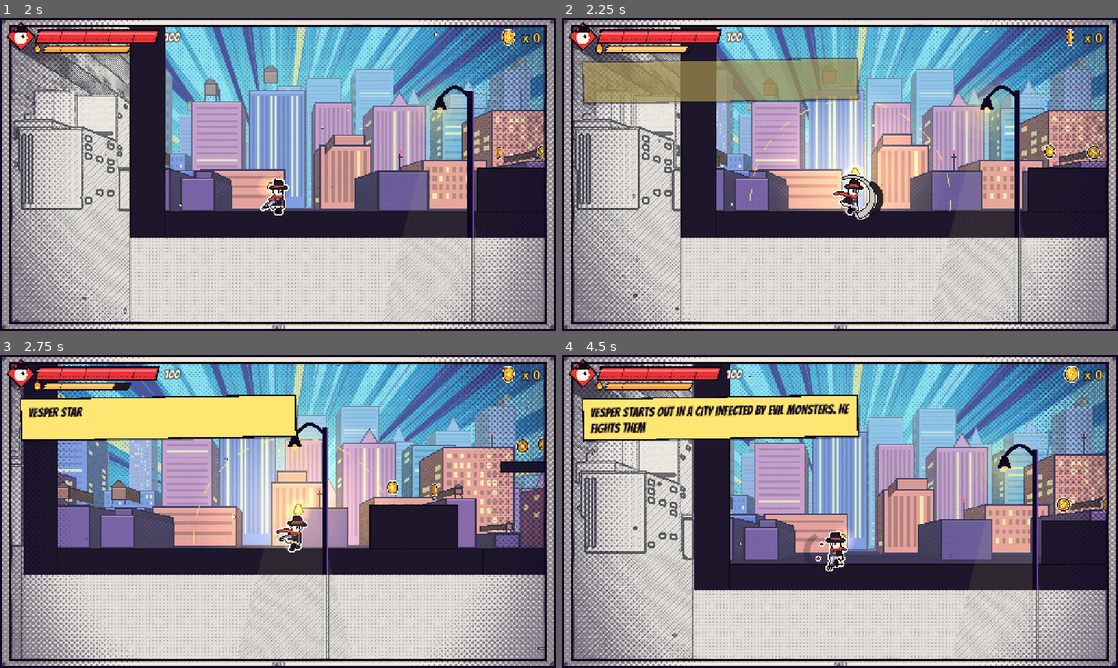
Above: before the commit, frames 1-4 (two rows, left to right).
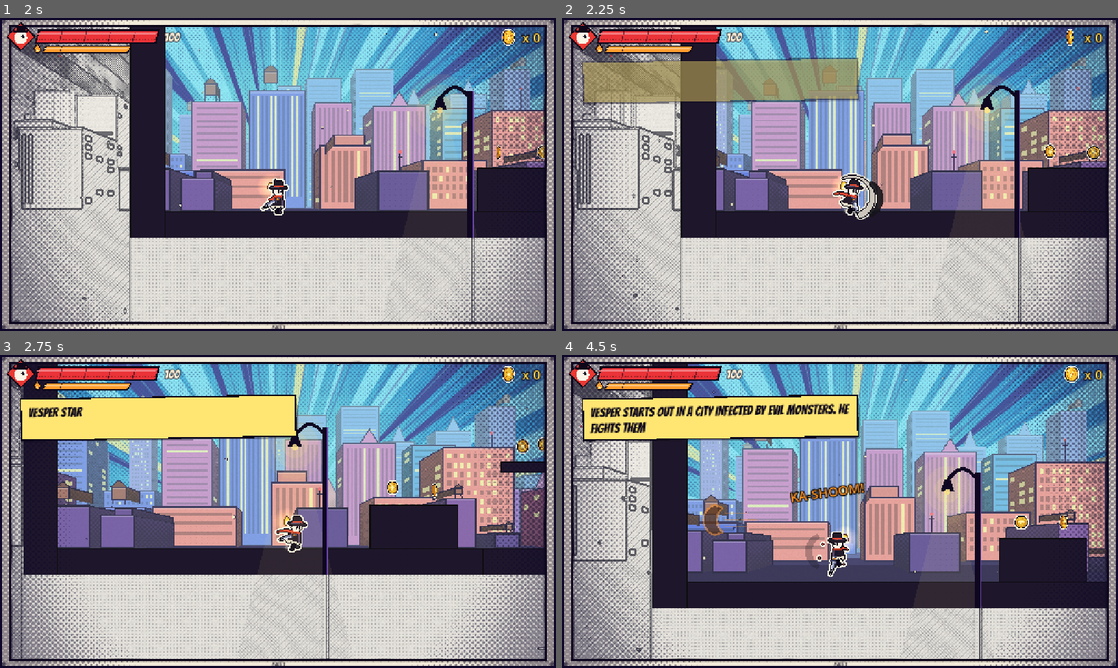
Above: after the commit, the same moments.

Repository: Ridhim-mittal/temp_game_jam
Game: Godot game, scene res://scenes/ui/main_menu.tscn
Same seed, same stepped clock (60 frames per second), same inputs: the game is played once before the commit and once after it.
Inputs (mouse positions are in pixels of both pictures, inside the frame that each line leads up to):
- Up to frame 1 (2 s): tap Enter (ui_accept) at 0.5 s; move the mouse to (400, 158) at 0.52 s; hold D (move_right) 0.53-1.25 s; hold Right mouse button (ember, bound only after the commit) 0.53-1.25 s; tap Shift (dash) at 0.6 s; click (400, 158) at 0.67 s; tap Space (jump) at 0.77, 1.07 s; drag from (166, 190) to (250, 237) at 1.27 s
- Up to frame 2 (2.25 s): move the mouse to (895, 105) at 2.02 s; hold D (move_right) from 2.03 s (still down); hold Q (ember, bound only before the commit) from 2.03 s (still down); click (895, 105) at 2.17 s
- Up to frame 3 (2.75 s): keep holding D (move_right); keep holding Q (ember, bound only before the commit); tap C at 2.3 s
- Up to frame 4 (4.5 s): release D (move_right) at 2.75 s; release Q (ember, bound only before the commit) at 2.75 s; drag from (812, 574) to (995, 489) at 2.77 s; move the mouse to (1006, 558) at 3.52 s; hold A (move_left) 3.53-4.25 s; hold X (attack) 3.53-4.25 s; click (1006, 558) at 3.67 s; tap Space (jump) at 3.77, 4.07 s; right-click (1006, 558) at 3.8 s; drag from (673, 464) to (823, 530) at 4.27 s

Frame 1 is identical in both runs. In frame 2, 6.6% of the frame differs, in the area x 6-70%, y 8-62%; in frame 3, 7.7%; in frame 4, 44%, in the area x 2-98%, y 2-98%.

Commit message:
Controls: right click is the light, Shift dashes, in both modes
Light (2D ember, 2.5D flash) moves from Q/E to right click; dash moves
from right click to Shift (C stays as a fallback). Movement and jump were
already A/D (WASD in 2.5D) and Space. Everything that names a key follows:
tutorial caps (SHIFT, mouse with the right button), the Sketchbook and
Long Drop captions, the 2.5D room captions (edited in place, the rooms
were not regenerated), the HOLD prompts over Vesper and the drawn bridge,
and the 2.5D HUD's Ember button, now a mouse. test_levels checks the new
bindings.

Co-Authored-By: Claude Opus 5.5 <noreply@anthropic.com>
Claude-Session: https://claude.ai/code/session_01QmC6giyVonwCqVxiteThqK

Diff:
--- a/scenes/levels/long_drop.tscn
+++ b/scenes/levels/long_drop.tscn
@@ -491,7 +491,7 @@
 z_index = 5
 position = Vector2(3460, 3720)
 script = ExtResource("43_caption")
-text = "BLUE PENCIL NEVER TAKES INK.\nIT NEEDS LIGHT ALL THE WAY (HOLD Q)."
+text = "BLUE PENCIL NEVER TAKES INK.\nIT NEEDS LIGHT ALL THE WAY (HOLD RIGHT CLICK)."
 tilt = -0.03
 
 [node name="Heart2" type="Area2D" parent="World"]
@@ -853,7 +853,7 @@
 z_index = 5
 position = Vector2(3930, 6770)
 script = ExtResource("43_caption")
-text = "THE LIGHT SWINGS. SHADOWS HOLD NOTHING UP.\nYOUR EMBER DOES (HOLD Q).\nA LANTERN'S LIGHT REFILLS IT."
+text = "THE LIGHT SWINGS. SHADOWS HOLD NOTHING UP.\nYOUR EMBER DOES (HOLD RIGHT CLICK).\nA LANTERN'S LIGHT REFILLS IT."
 tilt = -0.03
 
 [node name="Ledge62" type="StaticBody2D" parent="World"]
--- a/scenes/levels/sketchbook.tscn
+++ b/scenes/levels/sketchbook.tscn
@@ -53,7 +53,7 @@
 z_index = 5
 position = Vector2(8680, 455)
 script = ExtResource("43_caption")
-text = "HOLD Q - RAISE YOUR EMBER\nLIGHT MAKES THE SKETCH REAL"
+text = "HOLD RIGHT CLICK - RAISE YOUR EMBER\nLIGHT MAKES THE SKETCH REAL"
 tilt = -0.03
 
 [node name="PitFloor1" type="StaticBody2D" parent="World"]
--- a/scenes/world25/rooms/darkwood_1.tscn
+++ b/scenes/world25/rooms/darkwood_1.tscn
@@ -35,7 +35,7 @@
 default_spawn = Vector3(0, 0.05, 0)
 title = "The Inkwood"
 subtitle = "1 / 4"
-enter_captions = "~You slipped out from under my eraser. Int …(74 unchanged characters)… ch. You'll hardly see them coming.|Hold Q and raise your Ember. Only in its light …(93 unchanged characters)…
+enter_captions = "~You slipped out from under my eraser. Int …(74 unchanged characters)… ch. You'll hardly see them coming.|Hold right click and raise your Ember. Only in its light …(93 unchanged characters)…
 clear_captions = "See? Nothing in here you can't handle. ...Yet."
 haunt_scale = 0.85
 backdrop_style = 1
--- a/scenes/world25/rooms/wastes_gap.tscn
+++ b/scenes/world25/rooms/wastes_gap.tscn
@@ -35,7 +35,7 @@
 default_spawn = Vector3(0, 0.05, 0)
 title = "The Torn Page"
 subtitle = "The Torn Wastes, 3 / 4"
-enter_captions = "~This page tore right down the middle. I only ever sketched the bridge.|Stand at the edge and hold Q: your Ember inks the sketch in, plank by plank.|Inking costs Ember. Every hit feeds it, lanterns included."
+enter_captions = "~This page tore right down the middle. I only ever sketched the bridge.|Stand at the edge and hold right click: your Ember inks the sketch in, plank by plank.|Inking costs Ember. Every hit feeds it, lanterns included."
 clear_captions = "~Stop. Please. You don't want to see the last page."
 haunt_scale = 0.85
 haunt_lamps = 1
--- a/scripts/clearing/clearing_hud.gd
+++ b/scripts/clearing/clearing_hud.gd
@@ -5,7 +5,7 @@
 ##    glows green
 ##  - the healing counter: an ink flask with how many heals the Ember's fuel
 ##    covers right now (hold F), glowing when at least one is ready
-##  - the Ember's fuel as a flame and bar with its Q key (hold to raise it);
+##  - the Ember's fuel as a flame and bar with its button, a mouse with the right button lit (hold to raise it);
 ##    it greys while the Ember is guttered out
 ## (There is no money in the Gutter: the Lumen counter is gone.)
 
@@ -191,11 +191,28 @@
 	# where a guttered Ember lights again
 	var rx := bar.position.x + bar.size.x * _relight / max_fuel
 	draw_line(Vector2(rx, bar.position.y), Vector2(rx, bar.end.y), Color(INK, 0.6), 2.0)
-	# the key: hold Q to raise it
-	var key := Rect2(bar.end + Vector2(12, -16), Vector2(20, 20))
-	draw_rect(key, Color(PAPER, 0.85 if not snuffed else 0.35))
-	draw_rect(key, INK, false, 2.0)
-	draw_string(TITLE_FONT, key.position + Vector2(4, 17), "Q", HORIZONTAL_ALIGNMENT_LEFT, -1, 18, INK)
+	# the button: hold right click to raise it (a mouse, its right button lit)
+	var mc := bar.end + Vector2(22, -9)  # centre of the mouse
+	draw_colored_polygon(_capsule(mc, 10.0, 13.0), INK)
+	draw_colored_polygon(_capsule(mc, 8.0, 11.0), Color(PAPER, 0.85 if not snuffed else 0.35))
+	var split := mc.y - 2.0
+	var btn := PackedVector2Array([Vector2(mc.x, split)])  # the right button: top-right of the body
+	for i in 9:
+		btn.append(Vector2(mc.x, mc.y - 3.0) + Vector2.from_angle(-PI * 0.5 + PI * 0.5 * i / 8.0) * Vector2(8.0, 8.0))
+	btn.append(Vector2(mc.x + 8.0, split))
+	draw_colored_polygon(btn, ember.lightened(0.25) if not snuffed else Color(ember, 0.35))
+	draw_line(Vector2(mc.x, mc.y - 11.0), Vector2(mc.x, split), INK, 2.0)
+	draw_line(Vector2(mc.x - 8.0, split), Vector2(mc.x + 8.0, split), INK, 2.0)
+
+
+## A mouse-shaped capsule: half-width `hw`, half-height `hh`, round at both ends.
+static func _capsule(c: Vector2, hw: float, hh: float) -> PackedVector2Array:
+	var pts := PackedVector2Array()
+	for i in 13:  # top cap, then bottom cap
+		pts.append(c + Vector2(0, -(hh - hw)) + Vector2.from_angle(PI + PI * i / 12.0) * hw)
+	for i in 13:
+		pts.append(c + Vector2(0, hh - hw) + Vector2.from_angle(PI * i / 12.0) * hw)
+	return pts
 
 
 ## A rectangle as a polygon whose right side leans by `lean` pixels.
--- a/scripts/clearing/clearing_player.gd
+++ b/scripts/clearing/clearing_player.gd
@@ -2,7 +2,7 @@
 ## Vesper's controller in the Gutter (the 2.5D Margins), seen side-on from a
 ## low tilted camera. Moves on the ground plane with WASD / stick, jumps on
 ## Space, dashes on right click / Shift, attacks on left click / X: a
-## three-hit combo (the third hit is a heavier overhead finisher). Hold Q to
+## three-hit combo (the third hit is a heavier overhead finisher). Hold right click to
 ## raise the Ember (as in the 2D levels), F heals.
 ##
 ## Aiming: `facing_dir` (a unit vector on the XZ plane, snapped to
@@ -106,7 +106,7 @@
 @export var fuel_per_hit := 8.0
 @export var glow_radius_full := 3.4
 @export var glow_radius_empty := 1.6
-## Hold Q (the "flash" action) to raise the Ember, as in the 2D levels: its
+## Hold right click (the "flash" action) to raise the Ember, as in the 2D levels: its
 ## light swells to `raised_radius` and becomes the Writer's kind of light
 ## (it shows the unfinished Scribbles and lets you cut them, dries wet ink,
 ## melts the Red Pen's letters). Raised, it drains `raise_drain` a second;
@@ -157,10 +157,10 @@
 ## jumping doesn't bob the view).
 var ground_height := 0.0
 var fuel := 60.0
-## Lowered, the Ember only makes drawn things real; raised (hold Q), it is
+## Lowered, the Ember only makes drawn things real; raised (hold right click), it is
 ## the Writer's kind of light too (world25/light.gd rule 2).
 var monster_light := false
-## True while Q holds the Ember up.
+## True while right click holds the Ember up.
 var ember_raised := false
 ## 0..1: how close a searchlight is to erasing Vesper (searchlight.gd fills
 ## it; she whitens as it rises).
@@ -203,12 +203,12 @@
 var _chevron_mat: ShaderMaterial
 var _chevron_flash := 0.0
 var _chevron_yaw := 0.0
-## The drawn bridge being inked while Q is held (drawn_bridge.gd), or null.
+## The drawn bridge being inked while right click is held (drawn_bridge.gd), or null.
 var _inking: Node3D = null
 var _snuffed := false  # ran dry: the Ember won't rise until relight_at is back
 var _since_raised := 10.0
 var _raise_w := 0.0  # 0..1, eases towards ember_raised (radius and light)
-var _q_prompt: Node2D  # "HOLD Q TO SEE THEM" over Vesper's head
+var _q_prompt: Node2D  # "HOLD RIGHT CLICK TO SEE THEM" over Vesper's head
 var _q_label: Label
 
 @onready var visual_3d: Node3D = $Visual3D
@@ -722,7 +722,7 @@
 	_squash = Vector2(1.2, 0.85)
 
 
-## Hold Q to raise the Ember: it drains while up and comes back once it is
+## Hold right click to raise the Ember: it drains while up and comes back once it is
 ## lowered (faster in a lit lantern's light), and gutters out if it runs dry.
 func _update_ember(delta: float, in_control: bool) -> void:
 	var want := in_control and not dead and Input.is_action_pressed("flash") and not _snuffed and _channel < 0.0
@@ -746,7 +746,7 @@
 	_raise_w = move_toward(_raise_w, 1.0 if ember_raised else 0.0, delta * 6.0)
 
 
-## "HOLD Q TO SEE THEM" over Vesper while an unfinished Scribble
+## "HOLD RIGHT CLICK TO SEE THEM" over Vesper while an unfinished Scribble
 ## (half_drawn_3d.gd, group "needs_ember") is near and the Ember is down.
 func _update_q_prompt() -> void:
 	var near := false
@@ -761,7 +761,7 @@
 			return
 		_q_prompt = ScreenAnchor.new()
 		_q_label = Label.new()
-		_q_label.text = "HOLD Q TO SEE THEM"
+		_q_label.text = "HOLD RIGHT CLICK TO SEE THEM"
 		_q_label.add_theme_font_override("font", PROMPT_FONT)
 		_q_label.add_theme_font_size_override("font_size", 26)
 		_q_label.add_theme_color_override("font_color", Color(1.0, 0.85, 0.3))
@@ -805,7 +805,7 @@
 	return null
 
 
-## Holding Q by a drawn bridge: the Ember is up and ink runs out from his
+## Holding right click by a drawn bridge: the Ember is up and ink runs out from his
 ## feet along the planks (drawn_bridge.gd ink()), until he lets go, it
 ## reaches as far as one hold can, or the Ember runs dry.
 func _update_inking(delta: float) -> void:
--- a/scripts/clearing/half_drawn_3d.gd
+++ b/scripts/clearing/half_drawn_3d.gd
@@ -3,9 +3,9 @@
 ## (unfinished_model.gd: half inked, half dashed pencil, a nib-blade for a
 ## hand). They are barely on the page: out of the Ember's light only hints
 ## of one show (its eyes, a few motes, a flicker of line), and a sword goes
-## straight through it ("NOT DRAWN YET"). Hold Q: inside the
+## straight through it ("NOT DRAWN YET"). Hold right click: inside the
 ## raised Ember's light it inks in, solid enough to cut
-## (clearing_player.gd ember_reveals()). Vesper shows a "HOLD Q" prompt when
+## (clearing_player.gd ember_reveals()). Vesper shows a "HOLD RIGHT CLICK" prompt when
 ## one is near and unseen (group "needs_ember").
 ## They drift after Vesper and cut at him:
 ##  - WINDUP: the blade snaps up behind the head, the eyes flare; it tracks
--- a/scripts/core/input_setup.gd
+++ b/scripts/core/input_setup.gd
@@ -10,16 +10,15 @@
 	_add_keys("jump", [KEY_SPACE, KEY_Z])
 	_add_keys("attack", [KEY_X])  # keyboard fallback (trackpads)
 	_add_mouse_button("attack", MOUSE_BUTTON_LEFT)
-	_add_keys("dash", [KEY_C, KEY_SHIFT])  # keyboard fallbacks
-	_add_mouse_button("dash", MOUSE_BUTTON_RIGHT)
+	_add_keys("dash", [KEY_SHIFT, KEY_C])  # C: keyboard fallback
 	_add_keys("restart", [KEY_R])
-	# 2.5D Ember: hold Q to raise it (clearing_player.gd); right click dashes
-	# in both modes
-	_add_keys("flash", [KEY_Q])
+	# The light is right click in both modes: hold it to raise the Ember.
+	# 2.5D ("flash", clearing_player.gd); Shift dashes in both modes.
+	_add_mouse_button("flash", MOUSE_BUTTON_RIGHT)
 	_add_keys("heal", [KEY_F])
 	_add_keys("interact", [KEY_E])
-	# platformer Ember: hold to raise it (light makes sketches real)
-	_add_keys("ember", [KEY_Q, KEY_E])
+	# platformer Ember: hold right click to raise it (light makes sketches real)
+	_add_mouse_button("ember", MOUSE_BUTTON_RIGHT)
 
 	_add_joy_button("jump", JOY_BUTTON_A)
 	_add_joy_button("attack", JOY_BUTTON_X)
--- a/scripts/player/ember.gd
+++ b/scripts/player/ember.gd
@@ -1,6 +1,6 @@
 extends Node2D
 ## Vesper's Ember: a little flame that floats at her shoulder. Hold the
-## "ember" action (Q / E) to raise it:
+## "ember" action (right click) to raise it:
 ##  - its light makes sketch platforms solid (light rule 1) and is monster
 ##    light (rule 2: burns a Crossed-Out's X, unfolds Crumples, surfaces
 ##    Smudges, scatters Scribbles)
--- a/scripts/player/player.gd
+++ b/scripts/player/player.gd
@@ -8,7 +8,7 @@
 ##  - directional slashes (side / up / down-in-air)
 ##  - down-slash pogo off enemies and hazards, side-slash recoil
 ##  - damage, knockback, i-frames; spikes put you back on the last safe ground
-##  - the Ember (ember.gd): hold Q/E to raise a light that makes sketches real
+##  - the Ember (ember.gd): hold right click to raise a light that makes sketches real
 
 signal health_changed(current: float, maximum: float)
 signal died
--- a/scripts/ui/tutorial.gd
+++ b/scripts/ui/tutorial.gd
@@ -26,24 +26,24 @@
 		{"id": "move", "word": "MOVE", "keys": [["A", "move_left"], ["D", "move_right"]]},
 		{"id": "jump", "word": "JUMP", "keys": [["SPACE", "jump"]], "hold": 0.3},
 		{"id": "attack", "word": "ATTACK", "keys": [["LMB", "attack"]]},
-		{"id": "dash", "word": "DASH", "keys": [["RMB", "dash"]]},
+		{"id": "dash", "word": "DASH", "keys": [["SHIFT", "dash"]]},
 	],
 	"25d": [
 		{"id": "move", "word": "MOVE", "keys": [["W", "up"], ["A", "move_left"], ["S", "down"], ["D", "move_right"]]},
 		{"id": "jump", "word": "JUMP", "keys": [["SPACE", "jump"]]},
 		{"id": "attack", "word": "ATTACK", "keys": [["LMB", "attack"]]},
-		{"id": "dash", "word": "DASH", "keys": [["RMB", "dash"]]},
+		{"id": "dash", "word": "DASH", "keys": [["SHIFT", "dash"]]},
 	],
 }
 ## Taught once, the first time `when` holds (see _ready_for()).
 const LATER := {
 	"2d": [
-		{"id": "ember", "word": "EMBER", "keys": [["Q", "ember"]], "hold": 0.8, "when": "near_lantern"},
+		{"id": "ember", "word": "EMBER", "keys": [["RMB", "ember"]], "hold": 0.8, "when": "near_lantern"},
 		# hold attack past player.gd's charge_time (0.6 s), let go: an ink wave flies out
 		{"id": "inkwave", "word": "LONG-RANGE INK WAVE", "keys": [["LMB", "attack"]], "hold": 0.7, "when": "near_flyer"},
 	],
 	"25d": [
-		{"id": "ember25", "word": "EMBER", "keys": [["Q", "flash"]], "hold": 0.8, "when": "near_monster"},
+		{"id": "ember25", "word": "EMBER", "keys": [["RMB", "flash"]], "hold": 0.8, "when": "near_monster"},
 		{"id": "heal", "word": "HEAL", "keys": [["F", "heal"]], "hold": 0.6, "when": "hurt"},
 	],
 }
--- a/scripts/world25/drawn_bridge.gd
+++ b/scripts/world25/drawn_bridge.gd
@@ -2,7 +2,7 @@
 extends Node3D
 ## A drawn bridge: a pencil sketch of a walkway (pale dashed ghost planks you
 ## fall through) that Vesper inks in, as in the 2D Sketchbook. Standing at
-## its end or on it, he holds the Ember up (Flash / Q, see
+## its end or on it, he holds the Ember up (Flash / right click, see
 ## clearing_player.gd) and ink runs out from his feet along the planks, up
 ## to `ink_reach` per hold, each plank costing `ink_cost` Ember fuel. Inked
 ## planks stay for good. Nothing forms on its own.
@@ -43,10 +43,10 @@
 	set(v):
 		preview_solid = v
 		_rebuild()
-## Planks are made only by inking (hold Q by the bridge). Off: the old
+## Planks are made only by inking (hold right click by the bridge). Off: the old
 ## light rule (solid wherever light reaches, gone when it leaves).
 @export var ink_only := true
-## How far along the bridge one hold of Q can ink, from Vesper's feet.
+## How far along the bridge one hold of right click can ink, from Vesper's feet.
 @export var ink_reach := 5.0
 ## How fast the ink runs out along the planks, units a second.
 @export var ink_speed := 6.0
@@ -59,7 +59,7 @@
 var _player: Node3D
 var _front := 0.0  # how far the ink has run from Vesper during this hold
 var _hold := 0.0  # > 0 while Vesper keeps inking (ink() refreshes it)
-var _anchor: Node2D  # the "HOLD Q" prompt
+var _anchor: Node2D  # the "HOLD RIGHT CLICK" prompt
 
 
 func _ready() -> void:
@@ -230,7 +230,7 @@
 	return true
 
 
-## "HOLD Q  INK" over the next sketched plank while Vesper could ink it.
+## "HOLD RIGHT CLICK  INK" over the next sketched plank while Vesper could ink it.
 func _update_prompt() -> void:
 	var on := false
 	var at := Vector3.ZERO
@@ -246,7 +246,7 @@
 			return
 		_anchor = ScreenAnchor.new()
 		var label := Label.new()
-		label.text = "HOLD Q  INK THE BRIDGE"
+		label.text = "HOLD RIGHT CLICK  INK THE BRIDGE"
 		label.add_theme_font_override("font", TITLE_FONT)
 		label.add_theme_font_size_override("font_size", 26)
 		label.add_theme_color_override("font_color", Color(1.0, 0.85, 0.3))
--- a/tests/gutter/test_levels.gd
+++ b/tests/gutter/test_levels.gd
@@ -5,7 +5,7 @@
 ## is cleared); each level has its monsters and lamps; the Half-Drawn swing
 ## a blade that hurts, stagger when hit mid-windup and fall in three hits;
 ## spawn protection holds for two seconds; the sketched bridge only forms
-## when Vesper holds Q, and he can then walk across it; the Eraser gets
+## when Vesper holds right click, and he can then walk across it; the Eraser gets
 ## furious at half health.
 ## Run like test_phase1.gd (prints PASS / FAIL; exit code = failures).
 
@@ -154,7 +154,7 @@
 	player._invuln = 0.0
 	var hp: int = player.health
 	check(not g.is_harmful(), "touching a Half-Drawn doesn't hurt (only its blade does)")
-	check(player._q_prompt != null and not g.revealed, "an unseen Half-Drawn near: \"HOLD Q TO SEE THEM\" over Vesper")
+	check(player._q_prompt != null and not g.revealed, "an unseen Half-Drawn near: \"HOLD RIGHT CLICK TO SEE THEM\" over Vesper")
 	var swung := false
 	for i in 240:  # up to 4 s
 		await physics_frame
@@ -174,7 +174,7 @@
 	await seconds(0.3)  # out of the stagger from the blade
 	Input.action_press("flash")
 	await pframes(6)
-	check(g.revealed and player._q_prompt == null, "holding Q, it inks in (revealed %s) and the prompt goes" % g.revealed)
+	check(g.revealed and player._q_prompt == null, "holding right click, it inks in (revealed %s) and the prompt goes" % g.revealed)
 	g.state = g.State.WINDUP
 	g._timer = g.windup_time
 	g.take_hit(1, Vector3(-1, 0, 0))
@@ -240,7 +240,7 @@
 	await place(player, Vector3(gap + 0.9, 0.05, 0))
 	await seconds(2.0)
 	check(bridge.solid_count() == 0, "the sketch doesn't form on its own, even in the Ember's glow (%d planks)" % bridge.solid_count())
-	# hold Q at the edge: ink runs out along the bridge for a little Ember a
+	# hold right click at the edge: ink runs out along the bridge for a little Ember a
 	# plank (once it has inked all it can reach, the raised Ember drains as usual)
 	var fuel0: float = player.fuel
 	var spent := -1.0
@@ -256,11 +256,11 @@
 	Input.action_release("flash")
 	await pframes(2)
 	var n: int = bridge.solid_count()
-	check(n > 0 and n < bridge._planks.size(), "holding Q inks part of the bridge (%d of %d planks)" % [n, bridge._planks.size()])
+	check(n > 0 and n < bridge._planks.size(), "holding right click inks part of the bridge (%d of %d planks)" % [n, bridge._planks.size()])
 	check(absf(spent - n * bridge.ink_cost) < 0.5, "it costs %.0f Ember a plank (spent %.1f inking)" % [bridge.ink_cost, spent])
 	await seconds(1.0)
 	check(bridge.solid_count() == n, "inked planks stay after letting go (%d)" % bridge.solid_count())
-	# walk out to the end of the ink and hold Q again until it's done
+	# walk out to the end of the ink and hold right click again until it's done
 	Input.action_press("move_left")
 	await seconds(0.25)
 	Input.action_release("move_left")
@@ -277,7 +277,7 @@
 		await seconds(1.6)
 		Input.action_release("flash")
 		await pframes(2)
-	check(bridge.finished(), "a few holds of Q ink the whole bridge (%d more after the first)" % tries)
+	check(bridge.finished(), "a few holds of right click ink the whole bridge (%d more after the first)" % tries)
 	# and he can walk across to the far island
 	await place(player, Vector3(gap + 0.9, 0.05, 0))
 	var hp: int = player.health
@@ -299,7 +299,7 @@
 	await seconds(0.8)
 	Input.action_release("flash")
 	await pframes(2)
-	check(bridge.solid_count() == 0, "with no Ember left, Q inks nothing (%d planks)" % bridge.solid_count())
+	check(bridge.solid_count() == 0, "with no Ember left, right click inks nothing (%d planks)" % bridge.solid_count())
 	# away from the bridge, Q raises the Ember: it drains, and comes back once lowered
 	for m in current_scene.get_node("Enemies").get_children():
 		m.queue_free()
@@ -310,13 +310,14 @@
 	await ember_test(player)
 
 
-## Hold Q: the Ember rises (a bigger light, the Writer's kind), drains, and
+## Hold right click: the Ember rises (a bigger light, the Writer's kind), drains, and
 ## comes back after letting go; run dry, it gutters out until it has
-## `relight_at` again. Right click dashes; Q is no longer a Flash.
+## `relight_at` again. Right click is the light, Shift dashes.
 func ember_test(player: Node) -> void:
-	var rmb_dash := InputMap.action_get_events("dash").any(func(e): return e is InputEventMouseButton and e.button_index == MOUSE_BUTTON_RIGHT)
-	var rmb_q := InputMap.action_get_events("flash").any(func(e): return e is InputEventMouseButton)
-	check(rmb_dash and not rmb_q, "right click dashes now, and isn't the light (dash %s, light %s)" % [rmb_dash, rmb_q])
+	var shift_dash := InputMap.action_get_events("dash").any(func(e): return e is InputEventKey and e.physical_keycode == KEY_SHIFT)
+	var rmb_dash := InputMap.action_get_events("dash").any(func(e): return e is InputEventMouseButton)
+	var rmb_light := InputMap.action_get_events("flash").any(func(e): return e is InputEventMouseButton and e.button_index == MOUSE_BUTTON_RIGHT)
+	check(shift_dash and not rmb_dash and rmb_light, "Shift dashes and right click is the light (dash %s, light %s)" % [shift_dash, rmb_light])
 	player.fuel = 80.0
 	var r0: float = player.glow_radius()
 	await physics_frame
@@ -326,7 +327,7 @@
 	var r1: float = player.glow_radius()
 	var drained: float = 80.0 - player.fuel
 	Input.action_release("flash")
-	check(raised and r1 > r0 + 1.0, "holding Q raises the Ember: a bigger light, the Writer's kind (radius %.1f -> %.1f)" % [r0, r1])
+	check(raised and r1 > r0 + 1.0, "holding right click raises the Ember: a bigger light, the Writer's kind (radius %.1f -> %.1f)" % [r0, r1])
 	check(drained > 12.0 and drained < 20.0, "it drains while raised (%.1f in 1 s), with no Flash" % drained)
 	var low: float = player.fuel
 	await seconds(1.6)
